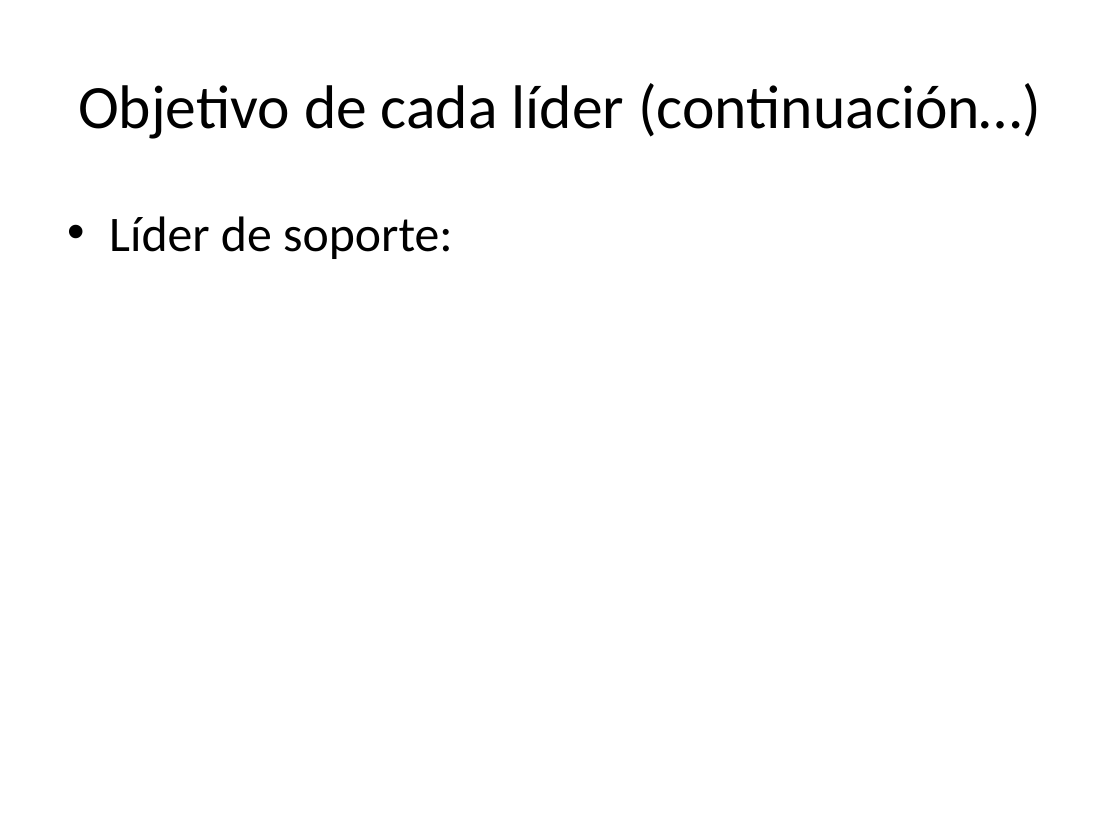
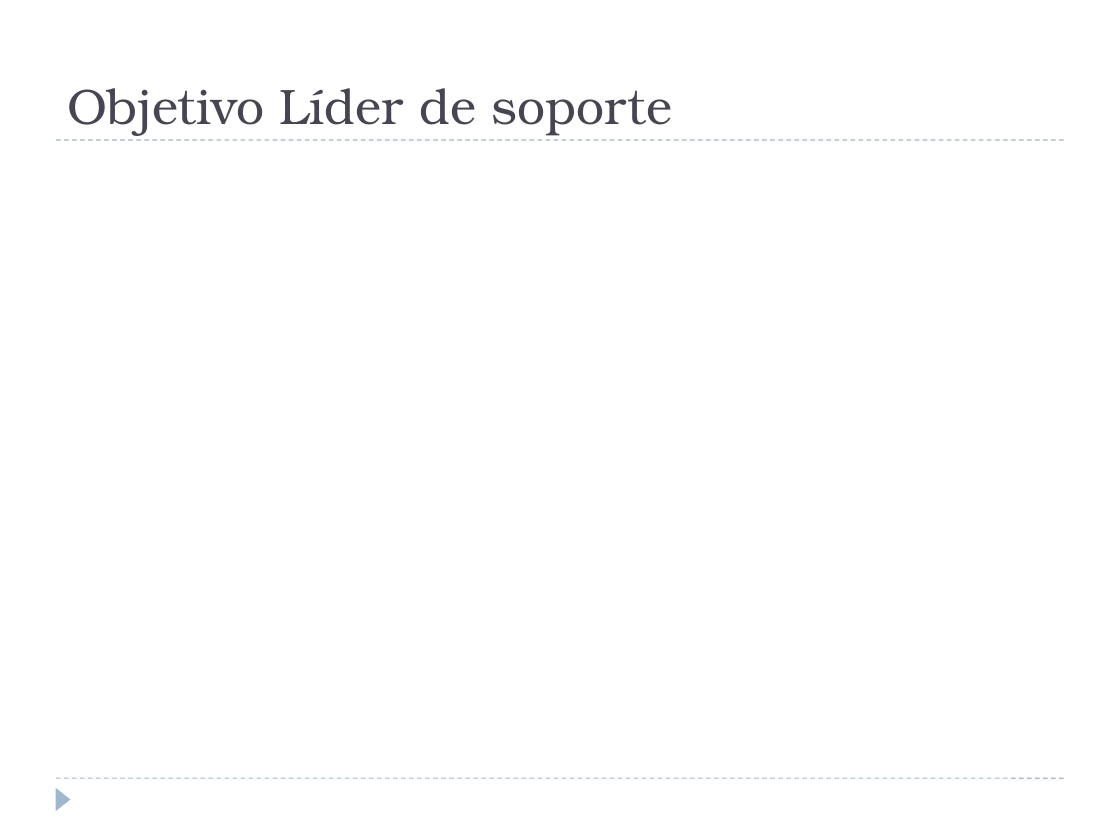
Before and after one commit to heberjp/proyecto-tsp-sistema-comidas-rapidas, a slide deck: slide 8 of 1 - Planeacion/2 - Estrategia/Vison General TCP.pptx (slide 9 before the commit). Drawn at 1120x840 pixels with LibreOffice and Linux fonts; fonts in the diff are those of the drawing. Boxes give left, top, right and bottom in pixels: in the first picture for what was removed or moved away, otherwise in the second. Text is boxed around its words. In the diff, an @@ line names an element or a change of style, - is before the commit and + after.

```diff
--- a/1 - Planeacion/2 - Estrategia/Vison General TCP.pptx
+++ b/1 - Planeacion/2 - Estrategia/Vison General TCP.pptx
@@ title "Objetivo Líder de soporte" at [67,88,672,136]: vertical alignment middle to bottom @@
@@ title at [67,88,672,136]: text changed; size 39.6 to 32 pt; font Calibri to TeX Gyre Bonum; text colour #000000 to #464653 @@
-Objetivo de cada líder (continuación…)
+Objetivo Líder de soporte
@@ line added from (56, 140) to (1064, 140), #9FB8CD 0.75 pt dashed @@
@@ text removed at [109,216,453,259] @@
-• Líder de soporte:
@@ line added from (56, 778) to (1064, 778), #9FB8CD 0.75 pt dashed @@
@@ triangle added at [56,787,71,811], fill #9FB8CD @@
```
Also in this commit, not shown: 10 other slides changed, 9 slides added, 7 slides removed.
